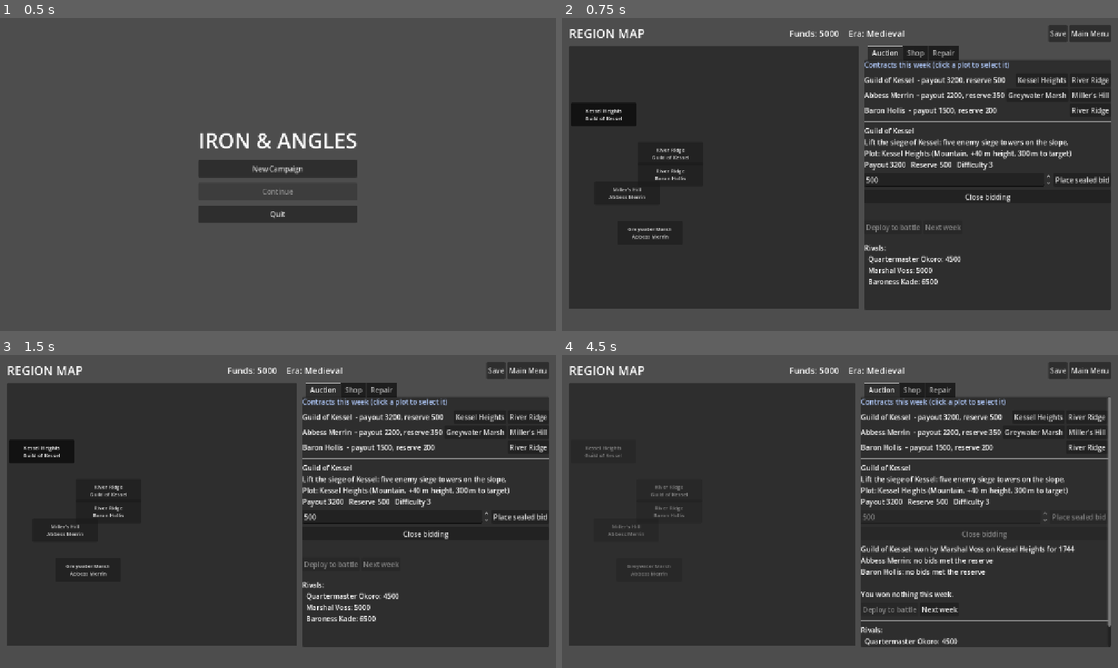
Above: before the commit, frames 1-4 (two rows, left to right).
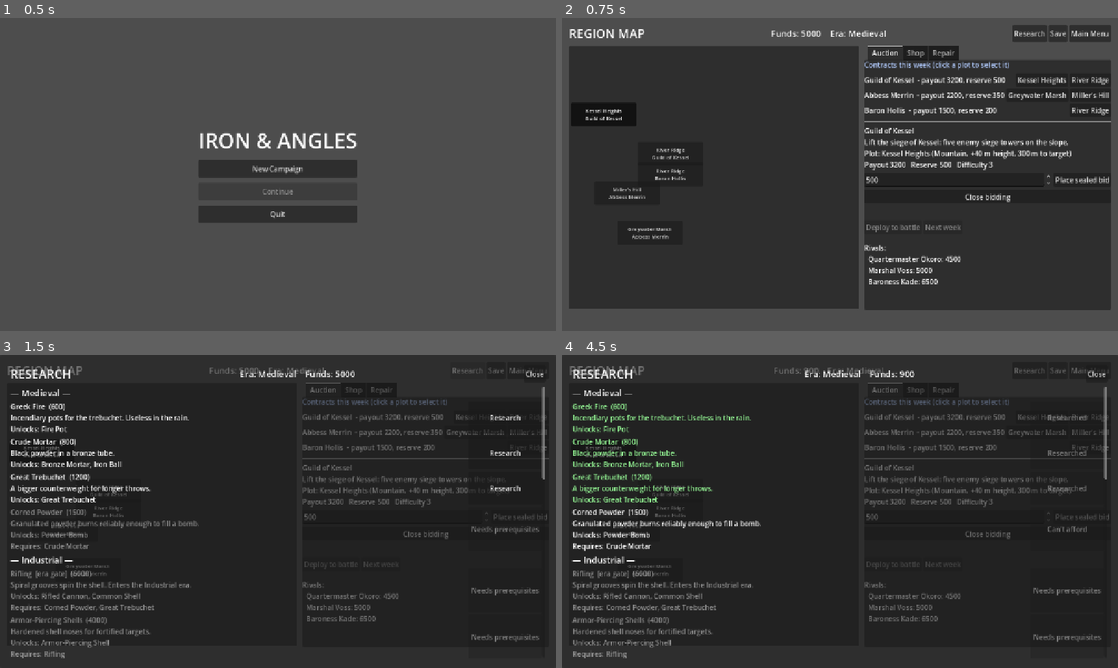
Above: after the commit, the same moments.

Repository: usro/IronAndAngles
Game: Godot game, scene res://scenes/menu/main_menu.tscn
Two runs of this game, one before a commit and one after it. Both use one fixed random seed, a clock stepped at 60 frames per second and the inputs below.
Inputs (mouse positions are in pixels of both pictures, inside the frame that each line leads up to):
- Up to frame 1 (0.5 s): no input
- Up to frame 2 (0.75 s): click "New Campaign" at 0.5 s
- Up to frame 3 (1.5 s): click (467, 370) at 1.25 s, where only the run after the commit has a clickable "Research"
- Up to frame 4 (4.5 s): click (1067, 417) at 2 s, where only the run after the commit has a clickable "Research"; click (1067, 452) at 2.75 s, where only the run after the commit has a clickable "Research"; click (1067, 489) at 3.5 s, where only the run after the commit has a clickable "Research"; click (1067, 530) at 4.25 s, where only the run after the commit has a clickable "Research"

Frame 1 is identical in both runs. In frame 2, 0.6% of the frame differs, in the area x 37-88%, y 2-8%; in frame 3, 28%; in frame 4, 30%, in the area x 0-100%, y 0-100%.

Commit message:
Add research overlay to region map and settlement breakdown on results
Co-Authored-By: Claude Opus 5.5 <noreply@anthropic.com>

Diff:
--- a/scripts/economy/region_map.gd
+++ b/scripts/economy/region_map.gd
@@ -47,6 +47,13 @@
 	if not _controller.auction.lots.is_empty():
 		_select(_controller.auction.lots[0])
 	_refresh_auction()
+
+
+func _open_research() -> void:
+	var panel := TechTreePanel.new()
+	# Research changes what the shop sells.
+	panel.tree_exited.connect(_refresh_store)
+	add_child(panel)
 
 
 func _select(lot: Auction.Lot) -> void:
@@ -224,6 +231,7 @@
 	_funds_label.horizontal_alignment = HORIZONTAL_ALIGNMENT_CENTER
 	_funds_label.add_theme_font_size_override("font_size", 20)
 	top.add_child(_funds_label)
+	_row_button(top, "Research", _open_research)
 	_row_button(top, "Save", func() -> void: _status_label.text = "Saved" if SaveSystem.save_game() == OK else "Save failed")
 	_row_button(top, "Main Menu", SceneRouter.goto.bind(SceneRouter.Screen.MAIN_MENU))
 
--- a/scripts/ui/results.gd
+++ b/scripts/ui/results.gd
@@ -9,7 +9,15 @@
 		PlaceholderUI.label(box, "No battle result")
 	else:
 		PlaceholderUI.label(box, "VICTORY" if r.victory else "DEFEAT", 40)
-		PlaceholderUI.label(box, "Payout: %d" % r.payout_earned)
-		PlaceholderUI.label(box, "Shells fired: %d  (cost %d)" % [r.shells_fired, r.ammo_spent])
-		PlaceholderUI.label(box, "Net profit: %d" % r.net_profit(), 24)
+		var report := StrategyController.new().last_settlement()
+		if report:
+			for line in report.summary_lines():
+				PlaceholderUI.label(box, line)
+		else:
+			PlaceholderUI.label(box, "Payout: %d" % r.payout_earned)
+			PlaceholderUI.label(box, "Net profit: %d" % r.net_profit(), 24)
+		PlaceholderUI.label(box, "Shells: %d fired, %d hit (%d%% accuracy)" % [
+				r.shells_fired, r.shells_hit, roundi(r.accuracy() * 100.0)])
+		PlaceholderUI.label(box, "Targets destroyed: %d   Time: %ds" % [r.targets_destroyed, roundi(r.duration_s)])
+		PlaceholderUI.label(box, "Funds now: %d" % GameState.player.money, 24)
 	PlaceholderUI.button(box, "Continue", SceneRouter.goto.bind(SceneRouter.Screen.REGION_MAP))
--- /dev/null
+++ b/scripts/ui/tech_tree_panel.gd
@@ -0,0 +1,124 @@
+class_name TechTreePanel
+extends PanelContainer
+## Functional research overlay opened from the region map. Plain controls; the UI session
+## restyles it. All rules live in TechTree: this only lists nodes and forwards clicks.
+
+const STATUS_TEXT := {
+	TechTree.Status.UNLOCKABLE: "",
+	TechTree.Status.ALREADY_UNLOCKED: "Researched",
+	TechTree.Status.MISSING_PREREQUISITES: "Needs prerequisites",
+	TechTree.Status.ERA_LOCKED: "Later era",
+	TechTree.Status.INSUFFICIENT_FUNDS: "Can't afford",
+	TechTree.Status.UNKNOWN: "?",
+}
+
+var _tree := TechTree.for_game()
+var _list: VBoxContainer
+var _era_label: Label
+
+
+func _ready() -> void:
+	set_anchors_and_offsets_preset(Control.PRESET_FULL_RECT)
+	var margin := MarginContainer.new()
+	for side in ["left", "right", "top", "bottom"]:
+		margin.add_theme_constant_override("margin_" + side, 24)
+	add_child(margin)
+	var root := VBoxContainer.new()
+	root.add_theme_constant_override("separation", 10)
+	margin.add_child(root)
+
+	var top := HBoxContainer.new()
+	root.add_child(top)
+	var title := Label.new()
+	title.text = "RESEARCH"
+	title.add_theme_font_size_override("font_size", 28)
+	top.add_child(title)
+	_era_label = Label.new()
+	_era_label.size_flags_horizontal = Control.SIZE_EXPAND_FILL
+	_era_label.horizontal_alignment = HORIZONTAL_ALIGNMENT_CENTER
+	_era_label.add_theme_font_size_override("font_size", 20)
+	top.add_child(_era_label)
+	var close := Button.new()
+	close.text = "Close"
+	close.pressed.connect(queue_free)
+	top.add_child(close)
+
+	var scroll := ScrollContainer.new()
+	scroll.size_flags_vertical = Control.SIZE_EXPAND_FILL
+	scroll.horizontal_scroll_mode = ScrollContainer.SCROLL_MODE_DISABLED
+	root.add_child(scroll)
+	_list = VBoxContainer.new()
+	_list.size_flags_horizontal = Control.SIZE_EXPAND_FILL
+	_list.add_theme_constant_override("separation", 6)
+	scroll.add_child(_list)
+
+	EventBus.money_changed.connect(_on_money_changed)
+	_refresh()
+
+
+func _on_money_changed(_balance: int, _delta: int, _reason: String) -> void:
+	_refresh()
+
+
+func _refresh() -> void:
+	var player := GameState.player
+	_era_label.text = "Era: %s    Funds: %d" % [GameConstants.era_name(player.current_era), player.money]
+	for child in _list.get_children():
+		_list.remove_child(child)
+		child.queue_free()
+
+	var last_era := -1
+	for id in _tree.sorted_ids():
+		var node: TechNodeData = _tree.nodes[id]
+		if node.era != last_era:
+			last_era = node.era
+			var header := Label.new()
+			header.text = "— %s —" % GameConstants.era_name(node.era)
+			header.add_theme_font_size_override("font_size", 20)
+			_list.add_child(header)
+		_list.add_child(_row(node))
+
+
+func _row(node: TechNodeData) -> Control:
+	var status := _tree.status(node.id)
+	var row := HBoxContainer.new()
+	row.add_theme_constant_override("separation", 12)
+
+	var info := Label.new()
+	info.size_flags_horizontal = Control.SIZE_EXPAND_FILL
+	info.autowrap_mode = TextServer.AUTOWRAP_WORD_SMART
+	var lines := ["%s%s  (%d)" % [node.display_name, "  [era gate]" if node.era_gate else "", node.research_cost]]
+	if not node.description.is_empty():
+		lines.append(node.description)
+	var unlocks := _names(node.unlocks_weapons, DataRegistry.weapons) + _names(node.unlocks_ammo, DataRegistry.ammo)
+	if not unlocks.is_empty():
+		lines.append("Unlocks: " + ", ".join(unlocks))
+	if not node.prerequisites.is_empty():
+		lines.append("Requires: " + ", ".join(_names(node.prerequisites, DataRegistry.tech)))
+	info.text = "\n".join(lines)
+	if status == TechTree.Status.ALREADY_UNLOCKED:
+		info.modulate = Color(0.6, 1.0, 0.6)
+	elif status != TechTree.Status.UNLOCKABLE and status != TechTree.Status.INSUFFICIENT_FUNDS:
+		info.modulate = Color(1, 1, 1, 0.5)
+	row.add_child(info)
+
+	var button := Button.new()
+	button.custom_minimum_size = Vector2(170, 0)
+	button.text = "Research" if status == TechTree.Status.UNLOCKABLE else STATUS_TEXT[status]
+	button.disabled = status != TechTree.Status.UNLOCKABLE
+	button.pressed.connect(_unlock.bind(node.id))
+	row.add_child(button)
+	return row
+
+
+func _unlock(id: StringName) -> void:
+	# Money change triggers _refresh through EventBus.
+	_tree.unlock(id)
+
+
+static func _names(ids: Array[StringName], table: Dictionary) -> Array[String]:
+	var out: Array[String] = []
+	for id in ids:
+		var res: Resource = table.get(id)
+		out.append(res.display_name if res else String(id))
+	return out
--- /dev/null
+++ b/tests/ui/test_strategy_screens.gd
@@ -0,0 +1,57 @@
+extends TestCase
+## Smoke tests for the strategy-side screens: research overlay and results breakdown.
+
+
+func test_research_panel_unlocks_a_node() -> void:
+	GameState.new_game(5)
+	GameState.player.money = 100000
+	var tree := Engine.get_main_loop() as SceneTree
+	var map: Control = load("res://scenes/strategy/region_map.tscn").instantiate()
+	tree.root.add_child(map)
+	await tree.process_frame
+	map._open_research()
+	await tree.process_frame
+	var panels := map.get_children().filter(func(c): return c is TechTreePanel)
+	assert_eq(panels.size(), 1, "research panel opened")
+	if panels.size() == 1:
+		var panel: TechTreePanel = panels[0]
+		var ids := panel._tree.unlockable_ids()
+		assert_false(ids.is_empty(), "something is researchable at the start")
+		if not ids.is_empty():
+			var before := GameState.player.money
+			panel._unlock(ids[0])
+			assert_true(GameState.player.unlocked_tech.has(ids[0]), "node unlocked")
+			assert_true(GameState.player.money < before, "research cost paid")
+		panel.queue_free()
+	await tree.process_frame
+	map.queue_free()
+	await tree.process_frame
+
+
+func test_results_screen_shows_settlement() -> void:
+	GameState.new_game(6)
+	var r := BattleResult.new()
+	r.contract_id = &"siege_of_aldmoor"
+	r.victory = true
+	r.payout_earned = 1500
+	r.shells_fired = 4
+	r.shells_hit = 3
+	GameState.apply_battle_result(r)
+	var tree := Engine.get_main_loop() as SceneTree
+	var screen: Control = load("res://scenes/results/results.tscn").instantiate()
+	tree.root.add_child(screen)
+	await tree.process_frame
+	var texts := _label_texts(screen)
+	assert_true(texts.any(func(t): return t.begins_with("Payout: 1500")), "payout line")
+	assert_true(texts.any(func(t): return t.contains("75% accuracy")), "accuracy line")
+	screen.queue_free()
+	await tree.process_frame
+
+
+func _label_texts(node: Node) -> Array:
+	var out := []
+	for child in node.get_children():
+		if child is Label:
+			out.append(child.text)
+		out.append_array(_label_texts(child))
+	return out
Not shown, added: scripts/ui/tech_tree_panel.gd.uid
